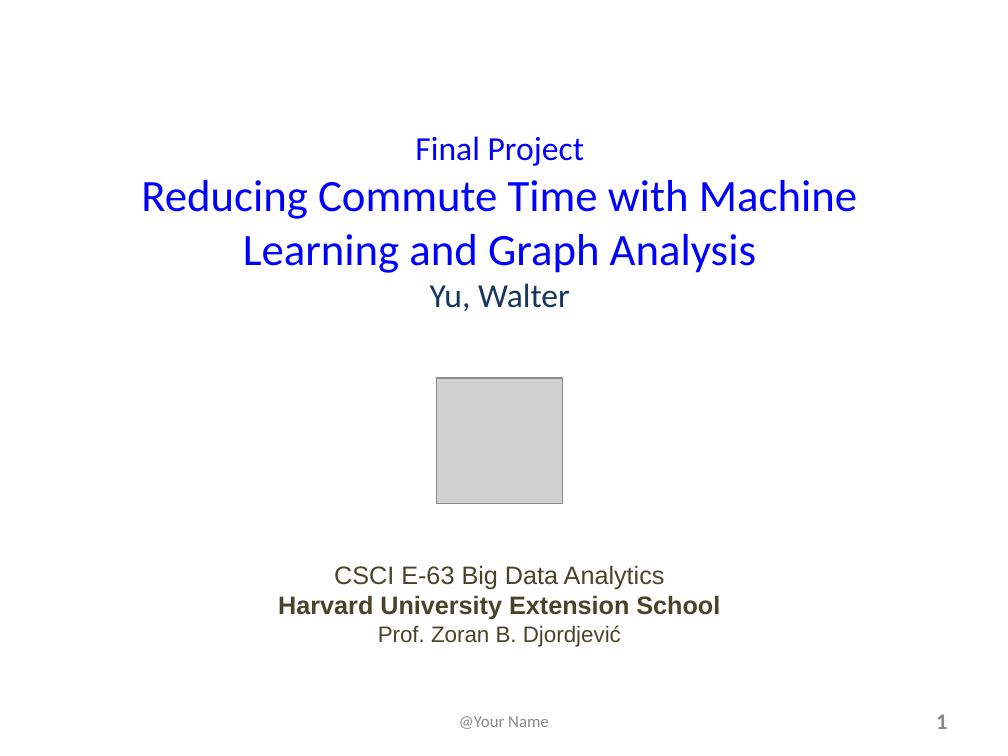
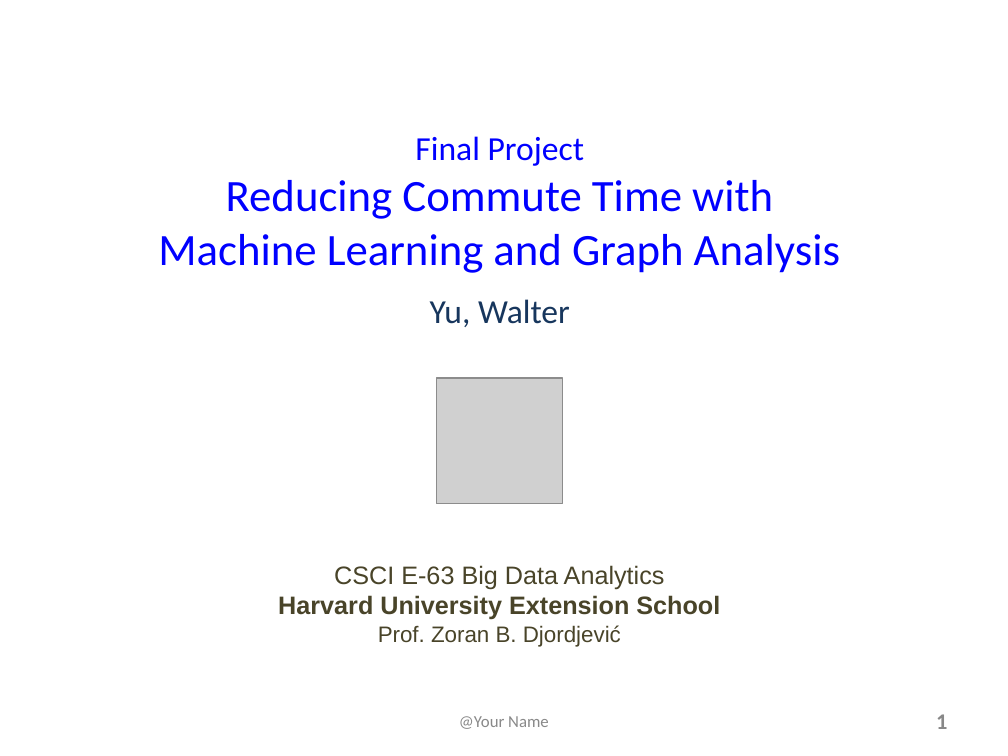
Before and after one commit to walteryu/e63-final, a slide deck: slide 1 of presentation/FinalProjectSlides_e63_2018_WY.pptx. Drawn at 1008x756 pixels with LibreOffice and Linux fonts; fonts in the diff are those of the drawing; grey boxes stand for pictures. Boxes give left, top, right and bottom in pixels: in the first picture for what was removed or moved away, otherwise in the second. Text is boxed around its words. In the diff, an @@ line names an element or a change of style, - is before the commit and + after.

```diff
--- a/presentation/FinalProjectSlides_e63_2018_WY.pptx
+++ b/presentation/FinalProjectSlides_e63_2018_WY.pptx
@@ title at (158,136,840,273): text changed @@
-Final Project
-Reducing Commute Time with Machine Learning and Graph Analysis
+Final Project
+Reducing Commute Time with
+Machine Learning and Graph Analysis
@@ subtitle "Yu, Walter": place and size @@
-subtitle "Yu, Walter" at (430,283,570,311)
+subtitle "Yu, Walter" at (430,299,570,327)
```
Also in this commit, not shown: 1 other slide changed, 11 slides added.
